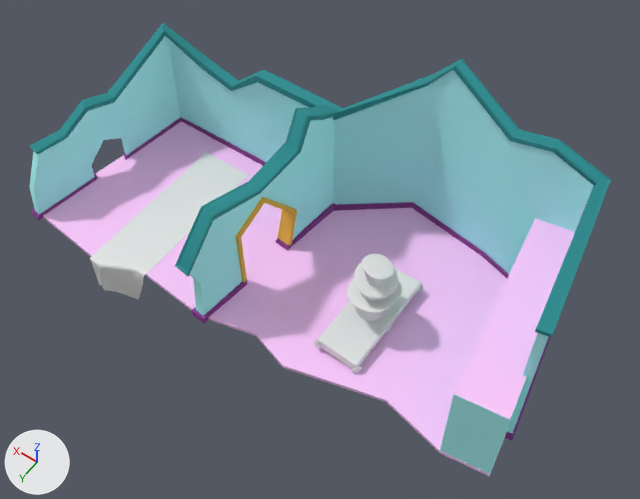
The FBX model Assets/Art/Environment/Birthday_Puzzle.FBX: old version first, new version second.
One viewpoint serves both versions: a 50 mm lens placed at (-54.3, 29.3, 65.3), pointed at (-26.9, -9.0, 5.1). Every picture has the same lights, and +X, +Y and +Z are marked at lower left. Where no turn or scale is listed for an object, it has been applied to the vertices. Vertices at the same position are counted once.

The older version as bpy lines, for what is in view:
```python
me_mesh = bpy.data.meshes.new('Mesh')
me_mesh.from_pydata(...)  # 487 vertices, 888 faces; spans x -25.2..23.2, y -11.6..11.4, z 0.0..0.3
me_mesh.materials.append(mat_material__12)  # pink #ffcaff
me_mesh_001 = bpy.data.meshes.new('Mesh.001')
me_mesh_001.from_pydata(...)  # 262 vertices, 260 faces; spans x -23.0..25.8, y -4.3..18.9, z -9.9..9.3
# faces by material slot: [60, 104, 96]
me_mesh_001.materials.append(mat_material__11)  # cyan #affeff
me_mesh_001.materials.append(mat_material__13)  # cyan #228b8f
me_mesh_001.materials.append(mat_material__14)  # purple #86388e
me_mesh_002 = bpy.data.meshes.new('Mesh.002')
me_mesh_002.from_pydata(...)  # 154 vertices, 152 faces; spans x -1.6..2.1, y -7.2..11.7, z 0.0..15.1
# faces by material slot: [23, 49, 52, 28]
me_mesh_002.materials.append(mat_material__11)  # cyan #affeff
me_mesh_002.materials.append(mat_material__13)  # cyan #228b8f
me_mesh_002.materials.append(mat_material__14)  # purple #86388e
me_mesh_002.materials.append(mat_material__15)  # orange #edb942
me_mesh_008 = bpy.data.meshes.new('Mesh.008')
me_mesh_008.from_pydata(...)  # 912 vertices, 851 faces; spans x -2.8..2.8, y -10.0..7.0, z -5.7..-0.6
ob_paredes = bpy.data.objects.new('Paredes', me_mesh_001)
ob_paredes.location = (-25.47, -18.2, 9.98)
ob_paredpuerta = bpy.data.objects.new('ParedPuerta', me_mesh_002)
ob_paredpuerta.location = (-21.64, -10.76, 0.0)
ob_plane001 = bpy.data.objects.new('Plane001', me_mesh_008)
ob_plane001.location = (-10.9, -5.46, 1.0)
ob_suelo = bpy.data.objects.new('Suelo', me_mesh)
ob_suelo.location = (-23.21, -10.41, 0.0)
# also in view: 'Mantel1' at (-32.9, -8.2, 1.1); 'PlataformaDerecha' at (-44.9, -10.6, 4.7); 'Mantel2' at (-32.7, -8.3, 1.1); 'Pastel' at (-33.0, -8.4, 5.1)
```
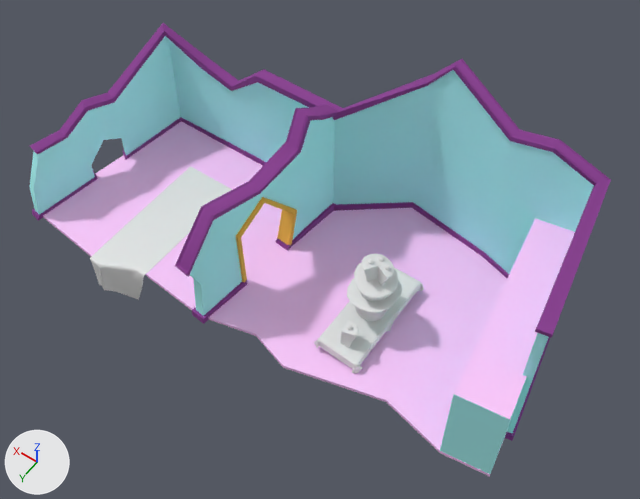
Where the newer file only moved an object's origin or applied its transform, the numbers keep the older frame.

What differs and where, as boxes [x1, y1, x2, y2] in the pictures (640 x 499 px):
'PastelTrozo', added: after [340, 320, 358, 348]
part 1 of me_mesh_008, deleted: before [191, 152, 249, 190]
part 2 of me_mesh_002, recoloured (cyan to purple): [175, 104, 338, 277] in both
part 3 of me_mesh_001, recoloured (cyan to purple): [30, 23, 611, 338] in both

The change, as a list of edits to the scene's bpy script:
```text
Change me_mesh_001:
    where me_mesh_001.from_pydata(...)  # 262 vertices, 260 faces; spans x -23.0..25.8, y -4.3..18.9, z -9.9..9.3
    used by ob_paredes; location = (-25.47, -18.2, 9.98)
    me_mesh_001 part 3: all 104 faces that had it switch from mat_material__13 (cyan #228b8f) to mat_material__14 (purple #86388e)
Change me_mesh_002:
    where me_mesh_002.from_pydata(...)  # 154 vertices, 152 faces; spans x -1.6..2.1, y -7.2..11.7, z 0.0..15.1
    used by ob_paredpuerta; location = (-21.64, -10.76, 0.0)
    me_mesh_002 part 2: all 49 faces that had it switch from mat_material__13 (cyan #228b8f) to mat_material__14 (purple #86388e)
Change me_mesh_008:
    used by ob_plane001; location = (-10.9, -5.46, 1.0)
    remove me_mesh_008.from_pydata(...)  # 912 vertices, 851 faces; spans x -2.8..2.8, y -10.0..7.0, z -5.7..-0.6
    add me_mesh_008.from_pydata(...)  # 840 vertices, 782 faces; spans x -2.8..2.8, y -7.6..7.0, z -5.7..-0.6
    me_mesh_008 part 1
    72 vertices are removed from x -2.8..2.8, y -10.0..-8.3, z -0.6
    69 faces are deleted
Add me_mesh_009:
    me_mesh_009.from_pydata(...)  # 166 vertices, 162 faces; spans x -0.98..0.56, y -0.72..0.62, z -1.1..1.36
Add ob_pasteltrozo:
    ob_pasteltrozo = bpy.data.objects.new('PastelTrozo', me_mesh_009)
    ob_pasteltrozo.location = (-33.05, -4.65, 2.63)
```
